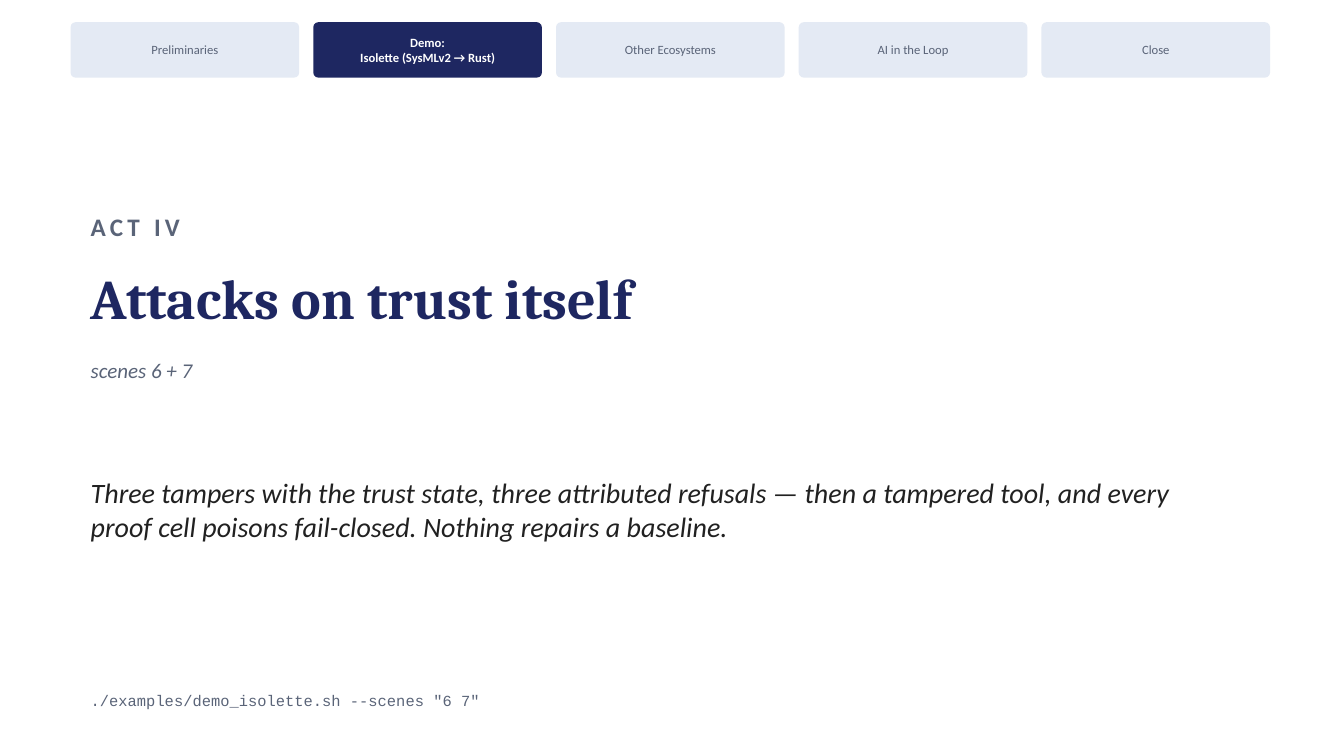
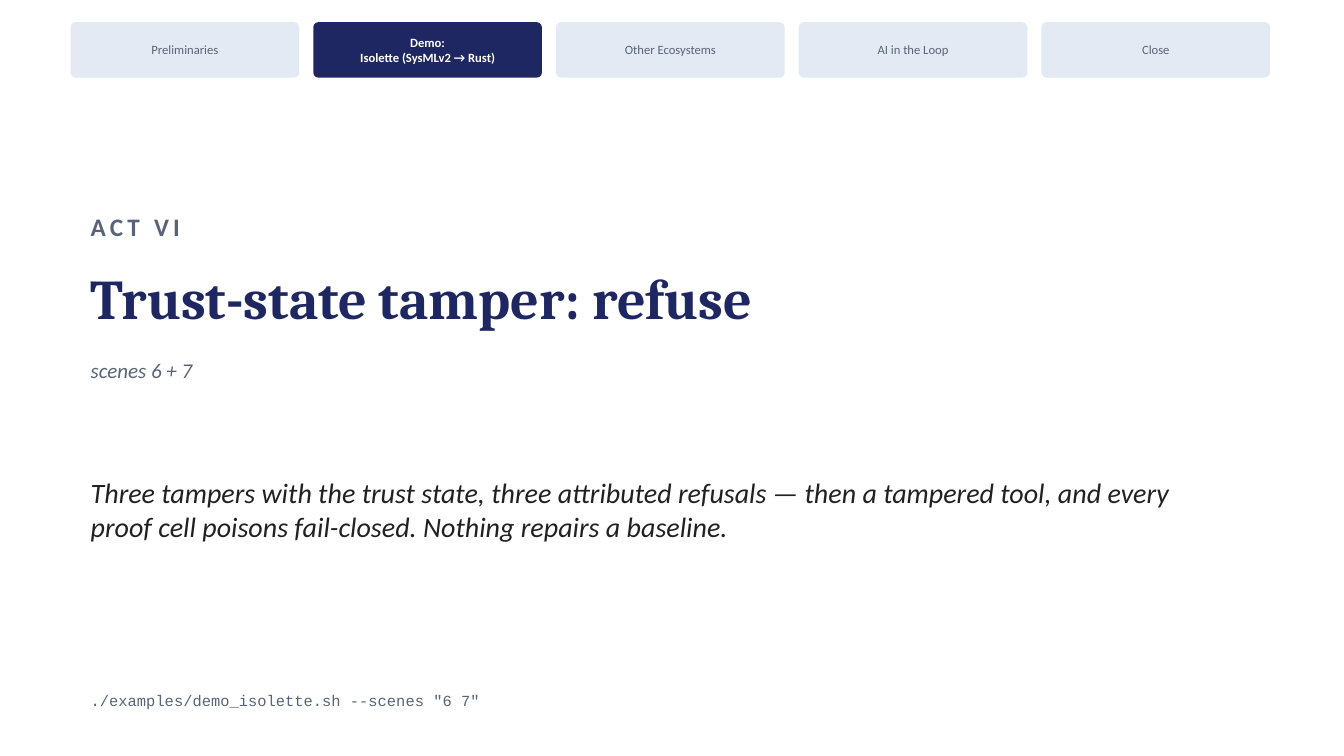
Before and after one commit to ku-sldg/pybb, a slide deck: slide 14 of docs/video_slides_draft.pptx (slide 12 before the commit). Drawn at 1344x756 pixels with LibreOffice and Linux fonts; fonts in the diff are those of the drawing. Boxes give left, top, right and bottom in pixels: in the first picture for what was removed or moved away, otherwise in the second. Text is boxed around its words. In the diff, an @@ line names an element or a change of style, - is before the commit and + after.

```diff
--- a/docs/video_slides_draft.pptx
+++ b/docs/video_slides_draft.pptx
@@ text at <box>91,219,180,236</box>: text changed @@
-ACT IV
+ACT VI
@@ text at <box>91,279,753,331</box>: text changed @@
-Attacks on trust itself
+Trust-state tamper: refuse
```
Also in this commit, not shown: 4 other slides changed, 2 slides added, 1 other file.
